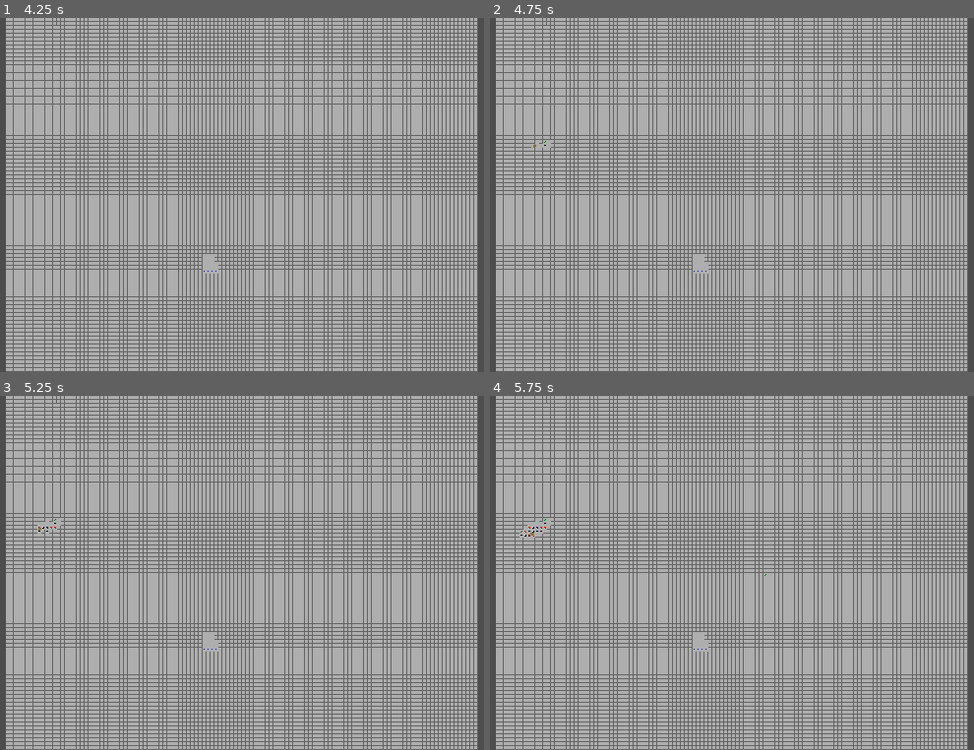
Above: before the commit, frames 1-4 (two rows, left to right).
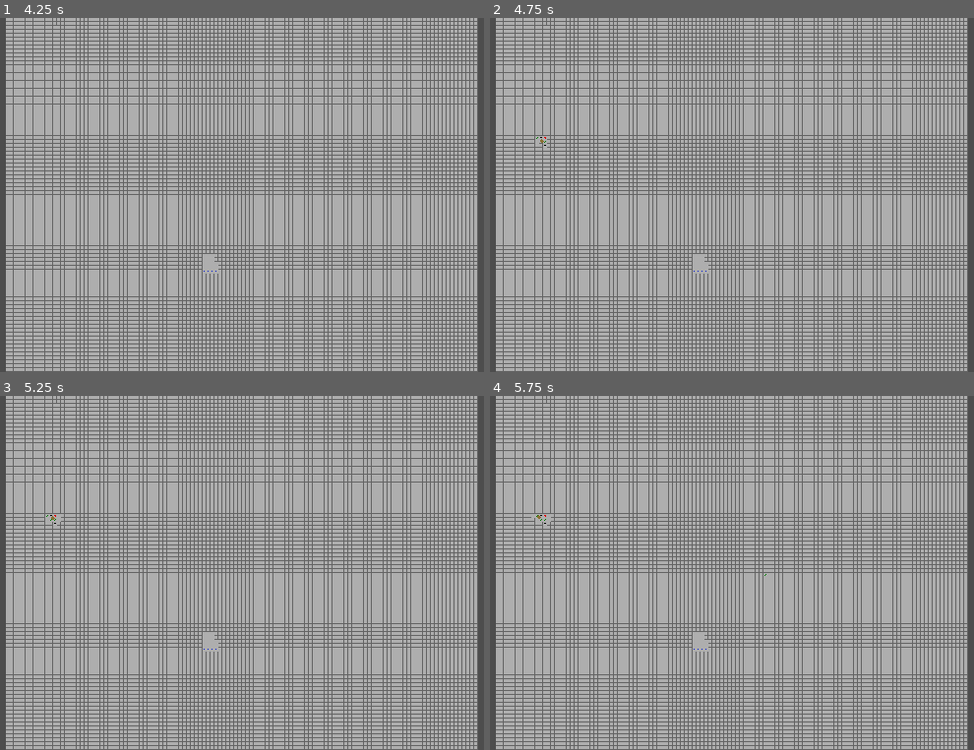
Above: after the commit, the same moments.

Repository: golopogus/overmine_testing
Game: Godot game, scene res://chunk_scene.tscn
Same seed, same stepped clock (60 frames per second), same inputs: the game is played once before the commit and once after it. This scene is started directly instead of the project's main scene.
Inputs (mouse positions are in pixels of both pictures, inside the frame that each line leads up to):
- Up to frame 1 (4.25 s): tap Enter at 0.5 s; move the mouse to (382, 177) at 0.52 s; hold Up (ui_up) 0.53-1.28 s; tap A (add) at 0.6 s; click (382, 177) at 0.67 s; tap M (restart) every 0.75 s from 1.25 to 3.5 s; move the mouse to (116, 212) at 1.27 s; click (116, 212) at 1.35 s; move the mouse to (304, 117) at 2.02 s; hold Middle mouse button (pan) 2.03-2.78 s; hold Up (ui_up) 2.03-3.53 s; move the mouse to (208, 265) at 2.77 s; right-click (208, 265) at 2.85 s; click (208, 265) at 2.92 s; move the mouse to (430, 248) at 3.52 s; tap R (rotate) at 3.6 s
- Up to frame 2 (4.75 s): tap M (restart) at 4.25 s; move the mouse to (543, 141) at 4.27 s; tap S (subtract) at 4.35 s
- Up to frame 3 (5.25 s): move the mouse to (275, 573) at 5.02 s; tap A (add) at 5.1 s; click (275, 573) at 5.17 s
- Up to frame 4 (5.75 s): no input

Frame 1 is identical in both runs. In frame 2, less than 0.1% of the frame differs, in the area x 8-13%, y 33-37%; in frame 3, less than 0.1%; in frame 4, 0.1%, in the area x 6-13%, y 33-40%.
Error in both runs: Invalid assignment of property or key 'text' with value of type 'String' on a base object of type 'null instance'. (res://main_scene.gd:637)

Commit message:
refactored ball code

Diff:
--- a/overmine/ball.gd
+++ b/overmine/ball.gd
@@ -1,115 +1,61 @@
 extends Sprite2D
 
 var tile_size
-var next_pts = []
+var next_pts
 var initial_pos
 var current_pt
-var next_leading_pt
-var next_left_pt
-var next_right_pt
-var leading_tile
-var left_tile
-var right_tile
 var next_tile
 var current_tile
-var radius = 8
-var leading_pt
-var left_pt
-var current_pts = []
-var velocity = 0
-var right_pt
+var radius
+var current_pts
+var velocity
 var flipped = false
-var current_tiles = []
-#		'tile':nearest = floor(pos / Vector2(x_length,y_length)) * Vector2(x_length,y_length) + initial_pos
-
-var speed = 5
+var current_tiles
+var next_tiles
+var speed = 1
 var dir = Vector2()
 
 func _ready() -> void:
+
 	position = get_global_mouse_position()
 	Globals.get_init(self.get_path())
 	get_rand_dir()
-
-
+	velocity = speed * dir
+	calculate_pts()
 
 func set_init(size,pos):
 
 	initial_pos = pos
 	tile_size = size
+	radius = tile_size.x / 2.0
 
 func _process(_delta: float) -> void:
 
-	velocity = speed * dir
-	calculate_pts()
+	for i in len(current_pts):
+		if next_tiles[i] != current_tiles[i]:
 
-	#calculate_next_pts()
+			if flipped == false:
 
-	next_leading_pt = current_pts[0] + velocity
-	next_left_pt = current_pts[1] + velocity
-	next_right_pt = current_pts[2] + velocity
-
-
-	next_pts = [next_leading_pt,next_left_pt,next_right_pt]
-	var next_tiles = []
-	for pt in next_pts:
-		next_tiles.append(get_nearest_tile(pt))
-
-
-	for i in 3:
-		if next_tiles[i] != current_tiles[i]:
-			if flipped == false:
 				current_pt = current_pts[i]
 				current_tile = current_tiles[i]
 				next_tile = next_tiles[i]
 
 				Globals.get_tiles(self.get_path(),[next_tiles[i]],'ball')
 
-
-	#for pt in next_pts:
-		#var nearest = get_nearest_tile(pt)
-		#for j in current_tiles:
-			#if j != i:
-				#if flipped == false:
-					#current_tile = j
-					#next_tile = i
-					#Globals.get_tiles(self.get_path(),[i],'ball')
-
-
-
-	#if flipped == true:
-		#print(dir)
 	velocity = speed * dir
 	position += velocity
-	if flipped == false:
-		current_tiles = next_tiles
-	elif flipped == true:
-		current_tiles = []
-		leading_pt = position + radius * dir
-		left_pt = position + Vector2(dir.y,-dir.x) * radius
-		right_pt = position + Vector2(-dir.y,dir.x) * radius
-
-		leading_tile = get_nearest_tile(leading_pt)
-		left_tile = get_nearest_tile(left_pt)
-		right_tile = get_nearest_tile(right_pt)
-		current_tiles.append(leading_tile)
-		current_tiles.append(left_tile)
-		current_tiles.append(right_tile)
+	calculate_pts()
 	flipped = false
-
-	#current_tile = get_nearest_tile(position)
 
 
 func set_tiles(tile):
 
-	if tile['clicked'] == true:
-		pass
-	else:
+	if tile['clicked'] == false:
 		Globals.click_tile(next_tile)
 		flip()
 
+func flip():
 
-
-func flip():
 	flipped = true
 
 	if get_nearest_tile(current_pt + Vector2(-velocity.x,velocity.y)) != next_tile:
@@ -121,9 +67,14 @@
 
 
 func calculate_pts():
+
+	current_pts = []
 	current_tiles = []
-	current_pts = []
+	next_pts = []
+	next_tiles = []
+
 	var angle = dir.angle()
+
 	var pts_dict = {
 		'pt1': position + radius * dir,
 		'pt2': position + radius * Vector2(-dir.y,dir.x),
@@ -136,10 +87,15 @@
 		current_pts.append(pts_dict[pt])
 		current_tiles.append(get_nearest_tile(pts_dict[pt]))
 
+		var next_pt = pts_dict[pt] + velocity
 
+		next_pts.append(next_pt)
+		next_tiles.append(get_nearest_tile(next_pt))
 
 func get_rand_dir():
+
 	var angle = deg_to_rad(randi_range(0,360))
+
 	dir = (Vector2(1,1) * Vector2(cos(angle),sin(angle))).normalized()
 
 func get_nearest_tile(pos):
